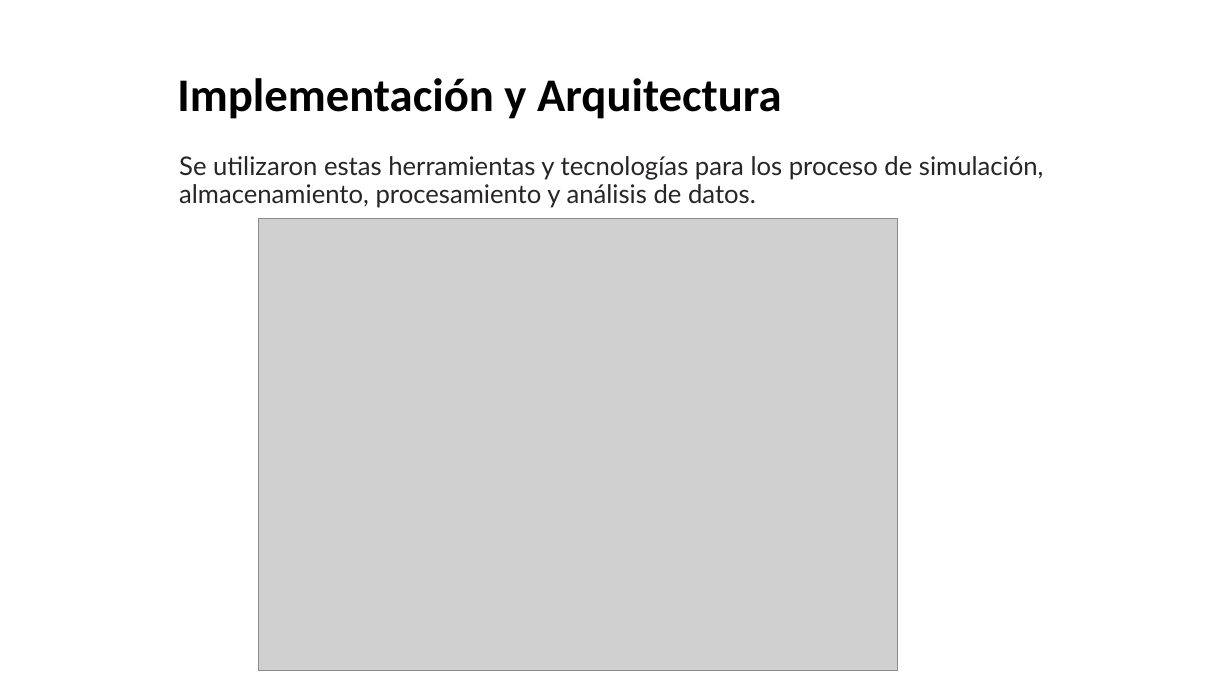
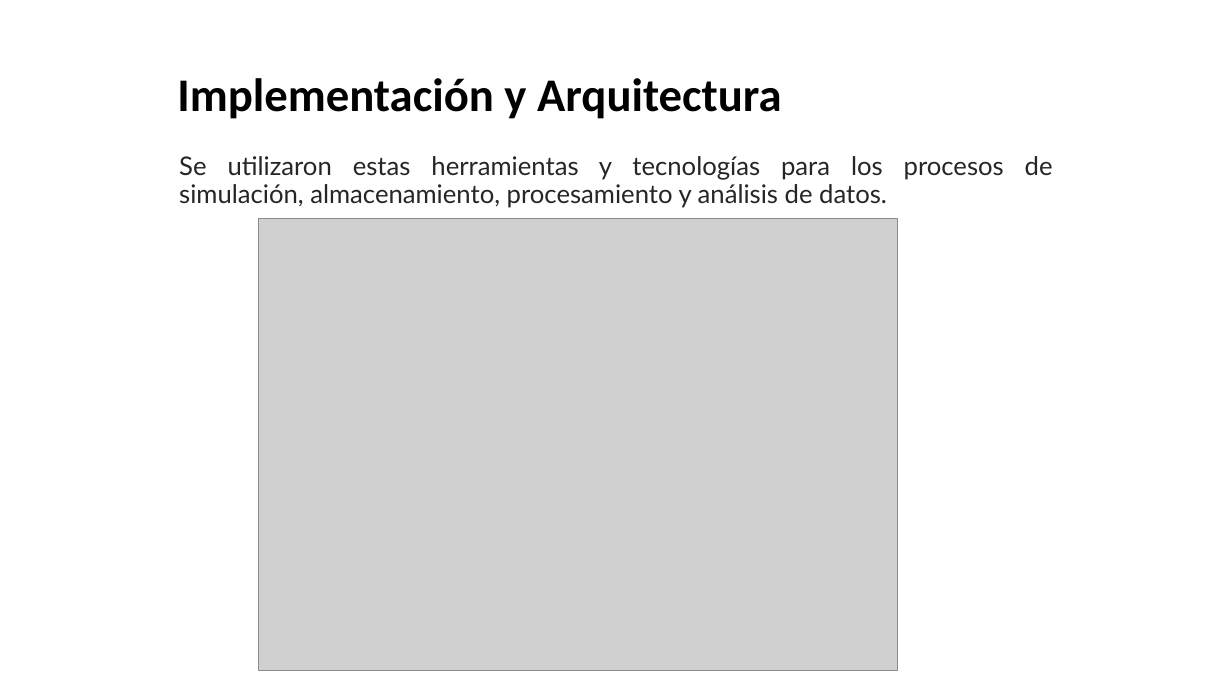
Before and after one commit to ysgiraldo/UNALWater_BD, a slide deck: slide 4 of files/Solucion-Big-Data-para-UNALWater.pptx. Drawn at 1232x693 pixels with LibreOffice and Linux fonts; fonts in the diff are those of the drawing; grey boxes stand for pictures; background and template pictures are left out. Boxes give left, top, right and bottom in pixels: in the first picture for what was removed or moved away, otherwise in the second. Text is boxed around its words. In the diff, an @@ line names an element or a change of style, - is before the commit and + after.

```diff
--- a/files/Solucion-Big-Data-para-UNALWater.pptx
+++ b/files/Solucion-Big-Data-para-UNALWater.pptx
@@ text at (x1=179, y1=156, x2=1053, y2=208): text changed @@
-Se utilizaron estas herramientas y tecnologías para los proceso de simulación, almacenamiento, procesamiento y análisis de datos.
+Se utilizaron estas herramientas y tecnologías para los procesos de simulación, almacenamiento, procesamiento y análisis de datos.
```
Also in this commit, not shown: 5 other slides changed.
